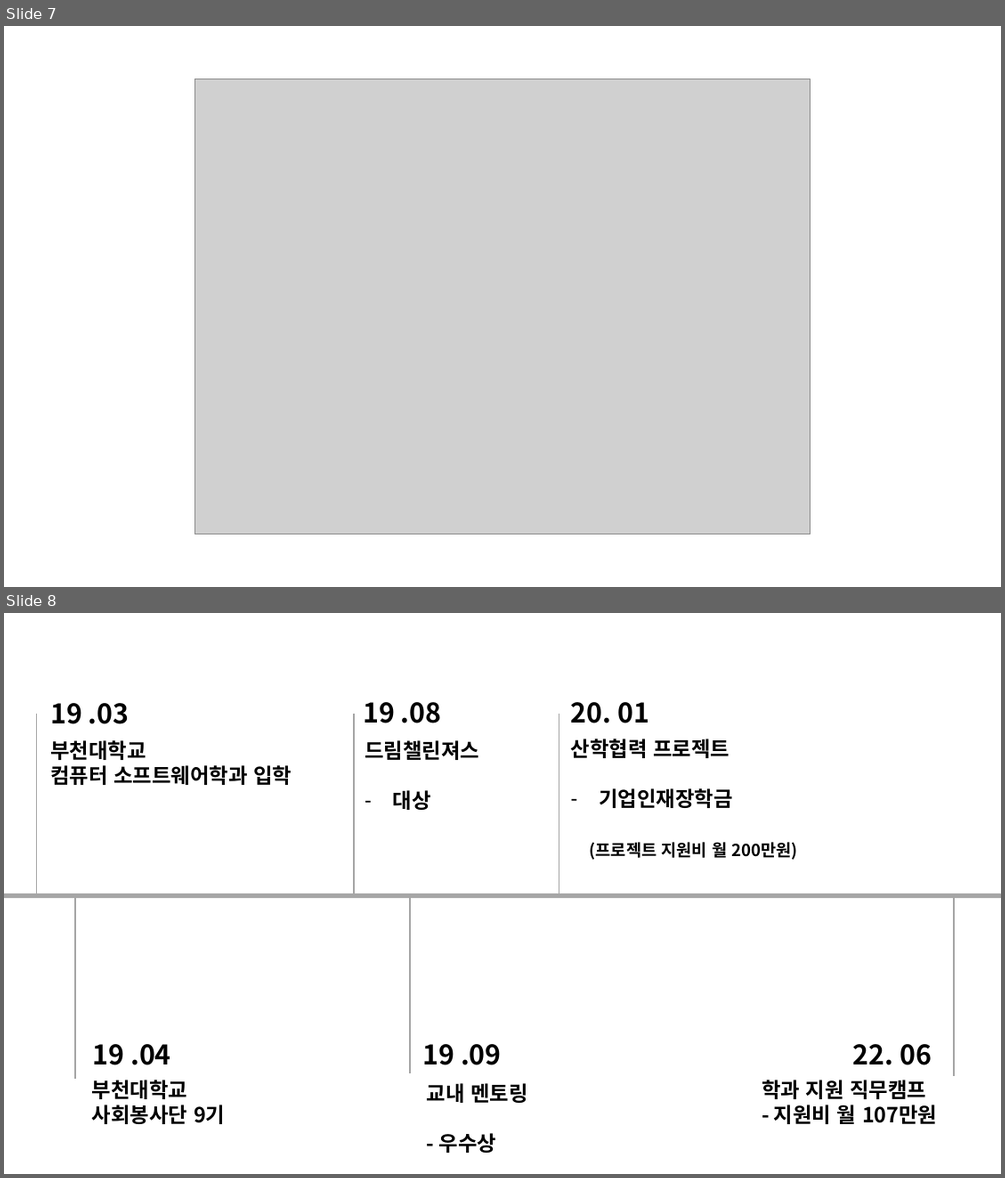
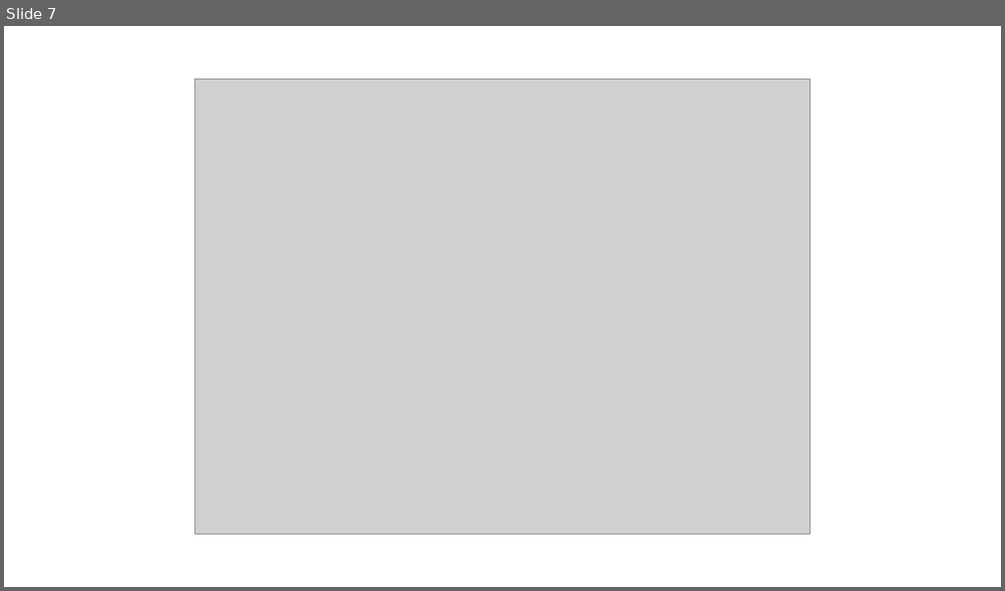
Before and after one commit to ppark-jjong/TIL, a slide deck: etc/대외활동/2022 부천미래교육센터 멘토링.pptx. Shown one above the other, each under a label of ours: slides 7 and 8 before the commit, slide 7 after it. The pictures are 1005x1178 and 1005x591 pixels, drawn with LibreOffice and Linux fonts; fonts in the diff are those of the drawing; grey boxes stand for pictures; background and template pictures are left out. Boxes give left, top, right and bottom in pixels: in the first picture for what was removed or moved away, otherwise in the second. Text is boxed around its words. In the diff, an @@ line names an element or a change of style, - is before the commit and + after.

```diff
--- a/etc/대외활동/2022 부천미래교육센터 멘토링.pptx
+++ b/etc/대외활동/2022 부천미래교육센터 멘토링.pptx
@@ slide 8 removed at bbox=[4, 613, 1001, 1174], background #FFFFFF @@
@@ line removed from (36, 714) to (36, 893) @@
@@ text removed at bbox=[50, 703, 129, 724] @@
-19 .03
@@ line removed from (354, 714) to (354, 893) @@
@@ text removed at bbox=[363, 702, 442, 723] @@
-19 .08
@@ line removed from (558, 714) to (558, 893) @@
@@ text removed at bbox=[571, 702, 649, 723] @@
-20. 01
@@ text removed at bbox=[50, 740, 291, 785] @@
-부천대학교
-컴퓨터 소프트웨어학과 입학
@@ text removed at bbox=[364, 740, 479, 810] @@
-드림챌린져스
-– 대상
@@ text removed at bbox=[571, 738, 798, 860] @@
-산학협력 프로젝트
-– 기업인재장학금
-(프로젝트 지원비 월 200만원)
@@ rounded rectangle removed at bbox=[4, 893, 1001, 898] @@
@@ line removed from (76, 898) to (76, 1078) @@
@@ line removed from (410, 893) to (410, 1074) @@
@@ line removed from (954, 896) to (954, 1076) @@
@@ text removed at bbox=[93, 1044, 171, 1065] @@
-19 .04
@@ text removed at bbox=[422, 1044, 502, 1065] @@
-19 .09
@@ text removed at bbox=[853, 1044, 931, 1065] @@
-22. 06
@@ text removed at bbox=[92, 1079, 225, 1124] @@
-부천대학교
-사회봉사단 9기
@@ text removed at bbox=[427, 1083, 527, 1152] @@
-교내 멘토링
-- 우수상
@@ text removed at bbox=[761, 1079, 937, 1124] @@
-학과 지원 직무캠프
-- 지원비 월 107만원
```
Also in this commit, not shown: 2 other files.
